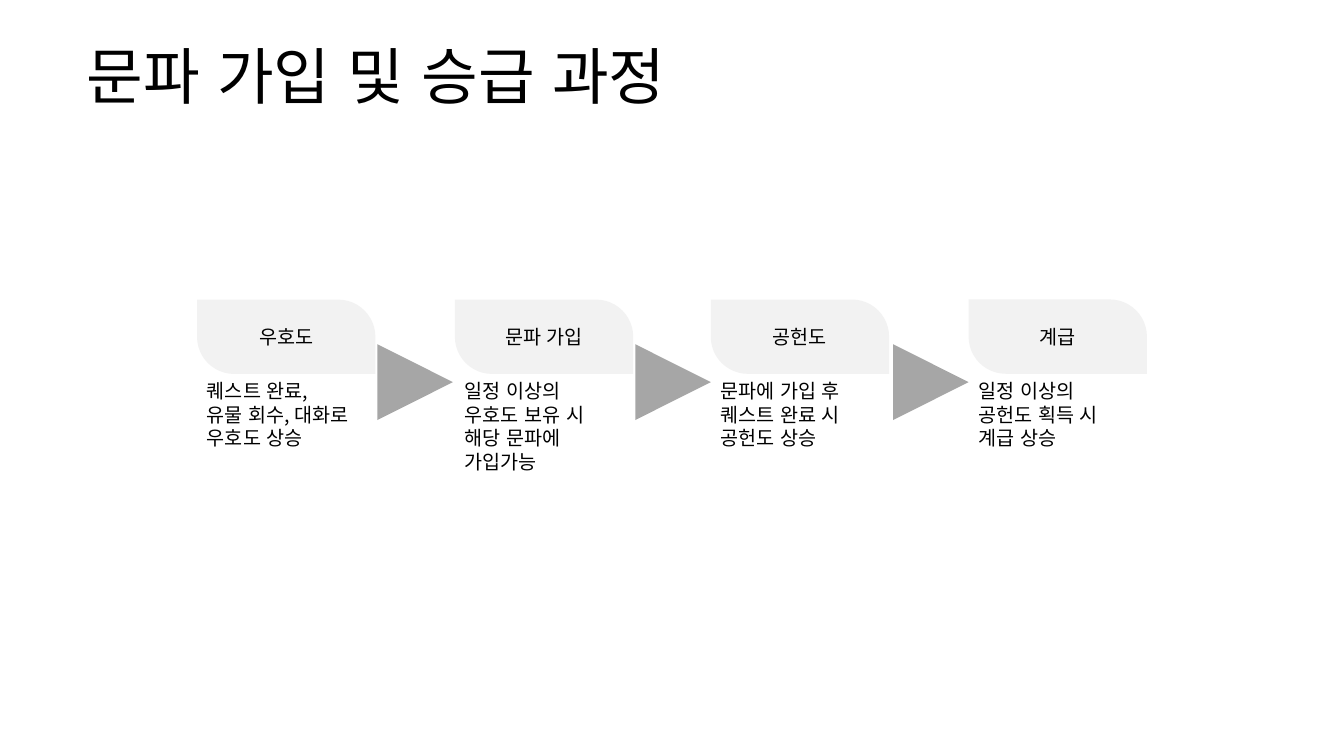
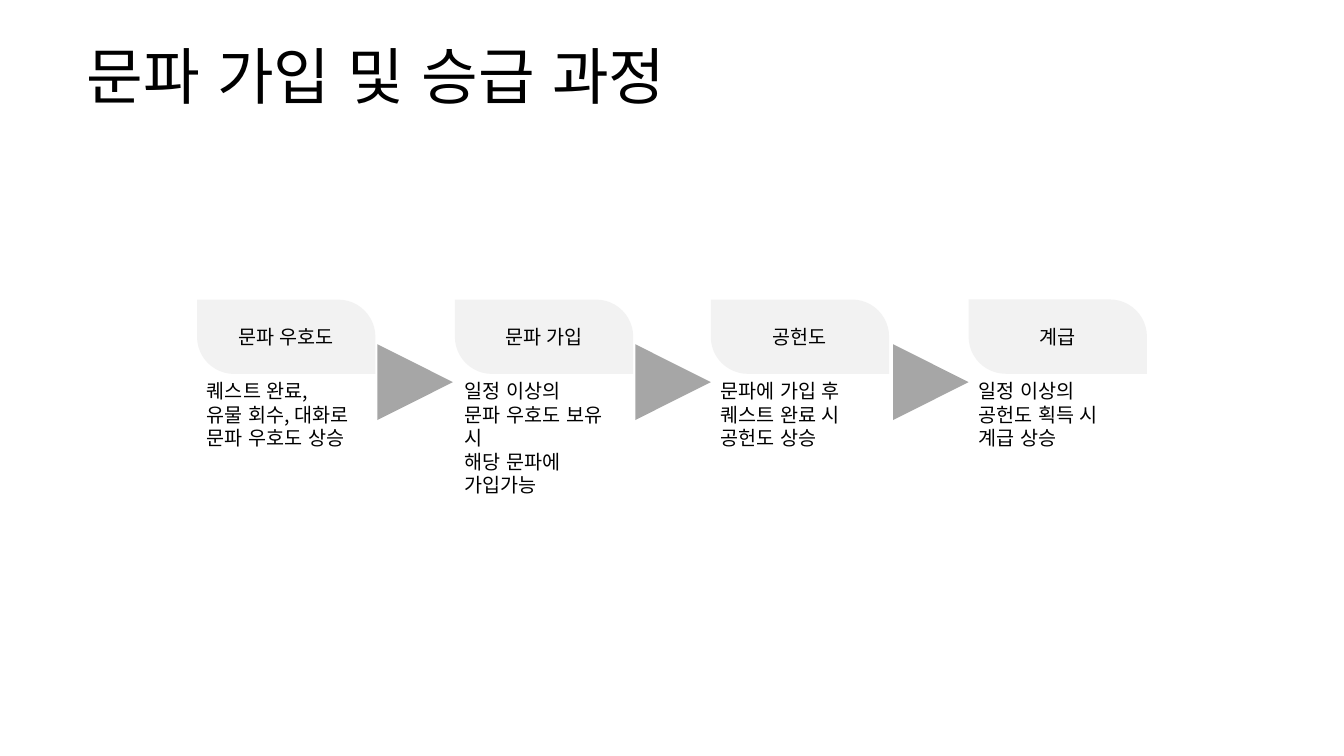
Before and after one commit to yjk0401/unityenginebasic_9th, a slide deck: slide 5 of 기획/방랑엽사전/문파 시스템 기획서.pptx. Drawn at 1344x756 pixels with LibreOffice and Linux fonts; fonts in the diff are those of the drawing. Boxes give left, top, right and bottom in pixels: in the first picture for what was removed or moved away, otherwise in the second. Text is boxed around its words. In the diff, an @@ line names an element or a change of style, - is before the commit and + after.

```diff
--- a/기획/방랑엽사전/문파 시스템 기획서.pptx
+++ b/기획/방랑엽사전/문파 시스템 기획서.pptx
@@ text in round diag rect at [238,327,334,346]: text changed @@
-우호도
+문파 우호도
@@ text at [207,405,349,447]: text changed @@
-유물 회수, 대화로 우호도 상승
+유물 회수, 대화로 문파 우호도 상승
@@ text at [465,405,602,447]: text changed @@
-우호도 보유 시
+문파 우호도 보유 시
```
Also in this commit, not shown: 3 other slides changed, 1 other file.
